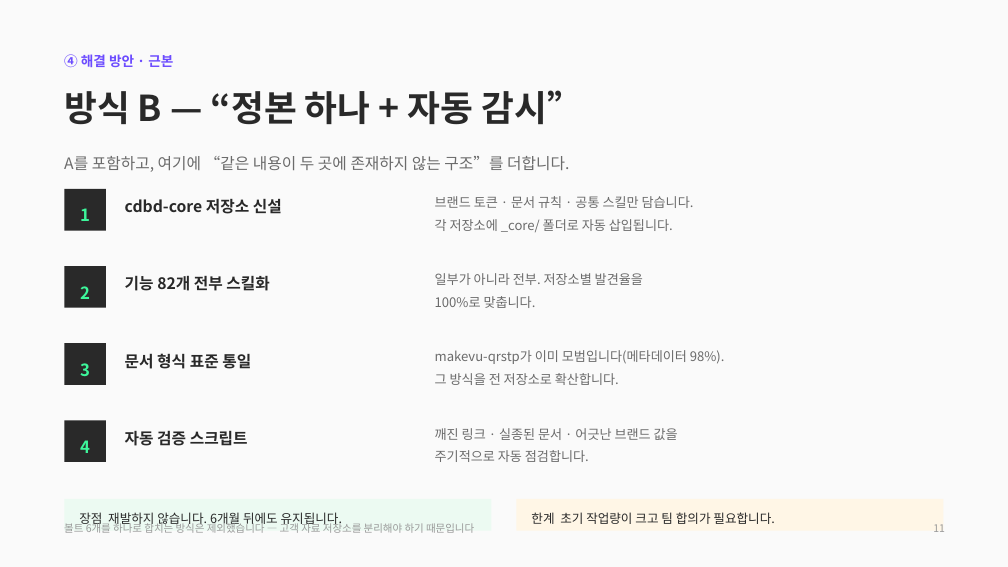
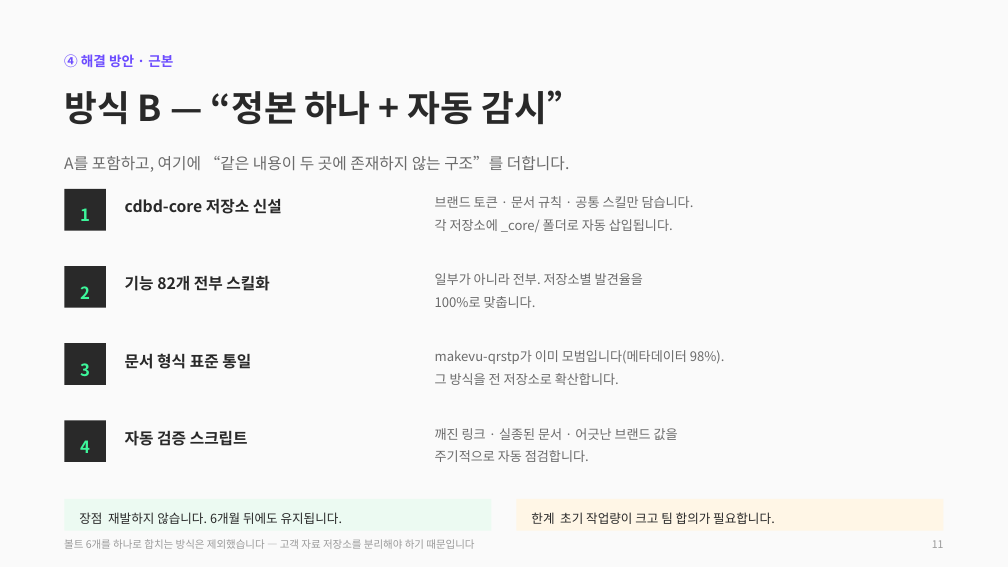
Before and after one commit to CdBd-in/design, a slide deck: slide 13 of CdBd 문서 체계 진단 및 개편 제안.pptx. Drawn at 1008x567 pixels with LibreOffice and Linux fonts; fonts in the diff are those of the drawing. Boxes give left, top, right and bottom in pixels: in the first picture for what was removed or moved away, otherwise in the second. Text is boxed around its words. In the diff, an @@ line names an element or a change of style, - is before the commit and + after.

```diff
--- a/CdBd 문서 체계 진단 및 개편 제안.pptx
+++ b/CdBd 문서 체계 진단 및 개편 제안.pptx
@@ text "볼트 6개를 하나로 합치는 방식은 ...": place and size @@
-text "볼트 6개를 하나로 합치는 방식은 ..." at (64,522,474,533)
+text "볼트 6개를 하나로 합치는 방식은 ..." at (64,539,474,549)
@@ text "11": place and size @@
-text "11" at (933,524,945,532)
+text "11" at (932,540,944,548)
```
Also in this commit, not shown: 13 other slides changed.
